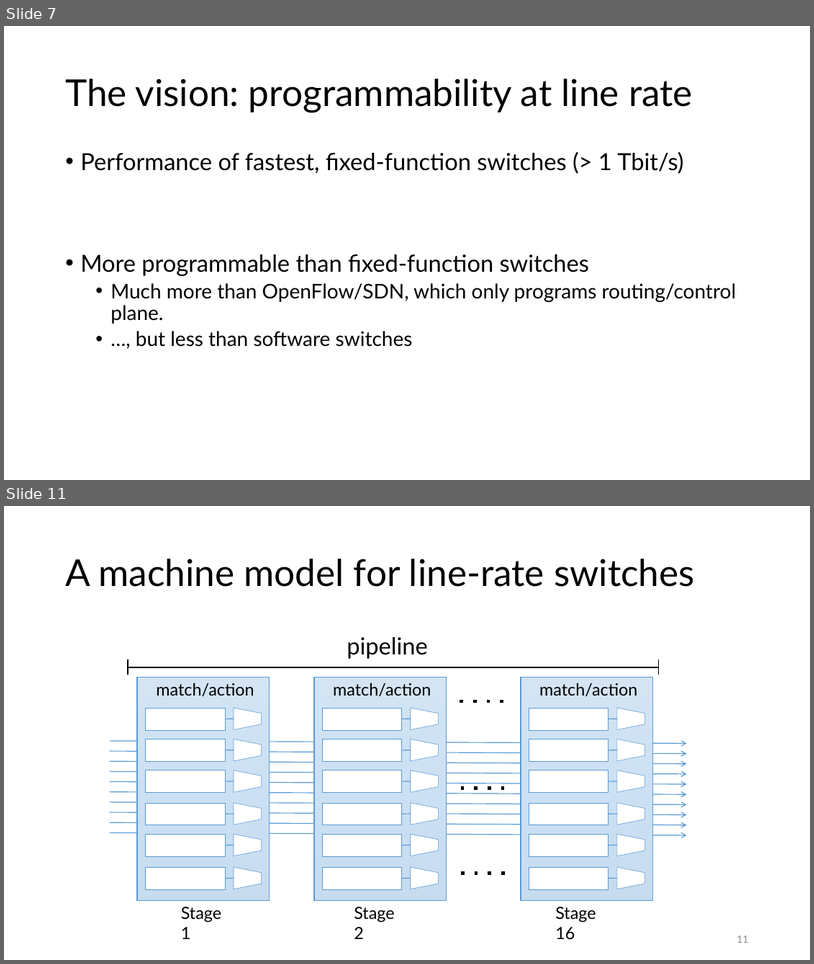
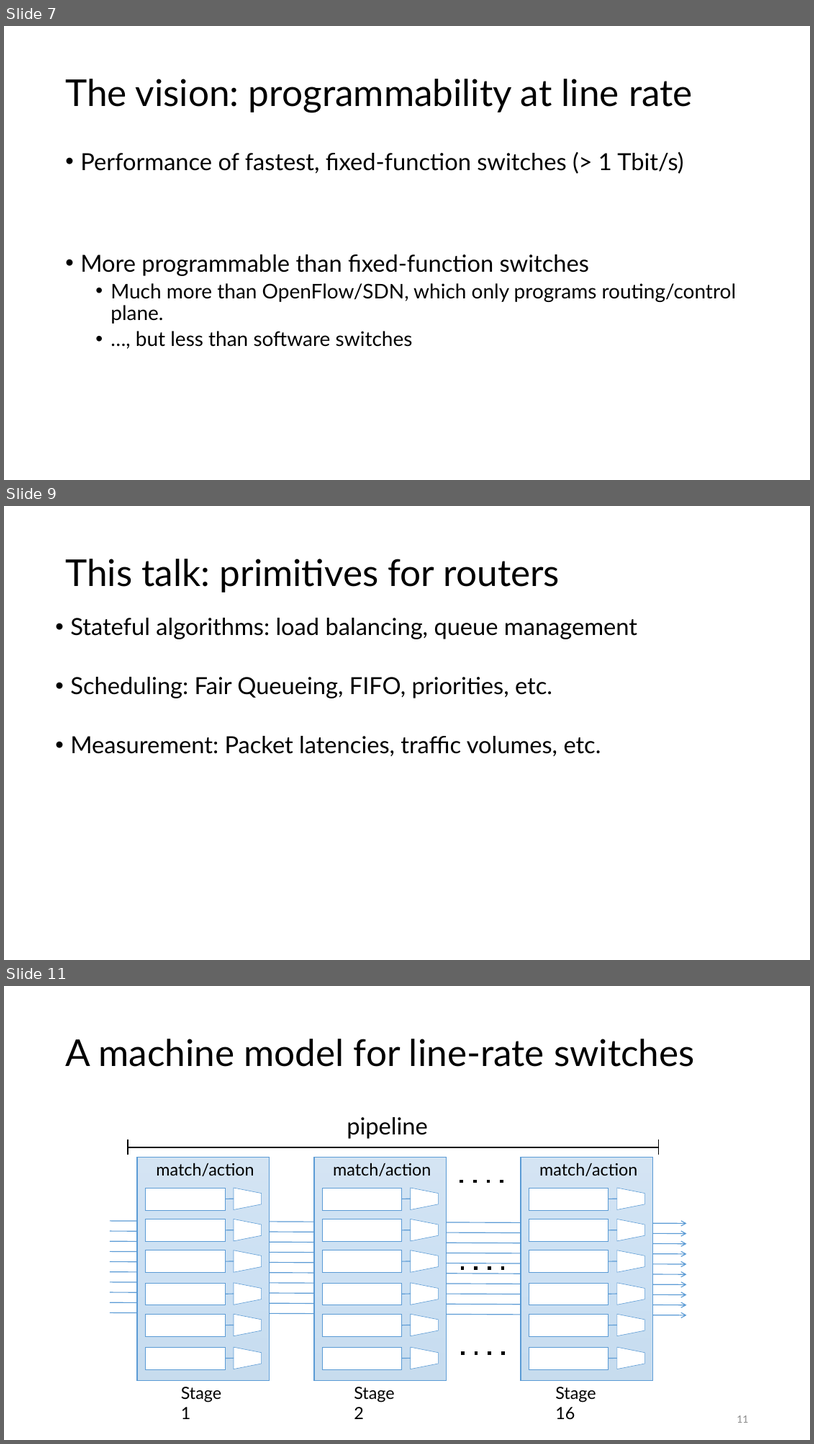
Before and after one commit to anirudhSK/pifo-domino-marple-ppts, a slide deck: combined_domino_pifo.pptx. Shown one above the other, each under a label of ours: slides 7 and 11 before the commit, slides 7, 9 and 11 after it; the slides between them are not shown. The pictures are 814x964 and 814x1444 pixels, drawn with LibreOffice and Linux fonts; fonts in the diff are those of the drawing. Boxes give left, top, right and bottom in pixels: in the first picture for what was removed or moved away, otherwise in the second. Text is boxed around its words. In the diff, an @@ line names an element or a change of style, - is before the commit and + after.

```diff
--- a/combined_domino_pifo.pptx
+++ b/combined_domino_pifo.pptx
@@ slide 9 added at [4,506,810,960], background #FFFFFF @@
@@ title added at [38,559,177,574], 44 pt, text #FFFFFF @@
+This Talk
@@ text added at [65,559,560,592], 44 pt, text #000000 @@
+This talk: primitives for routers
@@ text added at [70,618,638,756], 28 pt, text #000000 @@
+  • Stateful algorithms: load balancing, queue management
+  • Scheduling: Fair Queueing, FIFO, priorities, etc.
+  • Measurement: Packet latencies, traffic volumes, etc.
```
Also in this commit, not shown: 1 slide changed, 1 other slide added, 2 slides removed.
